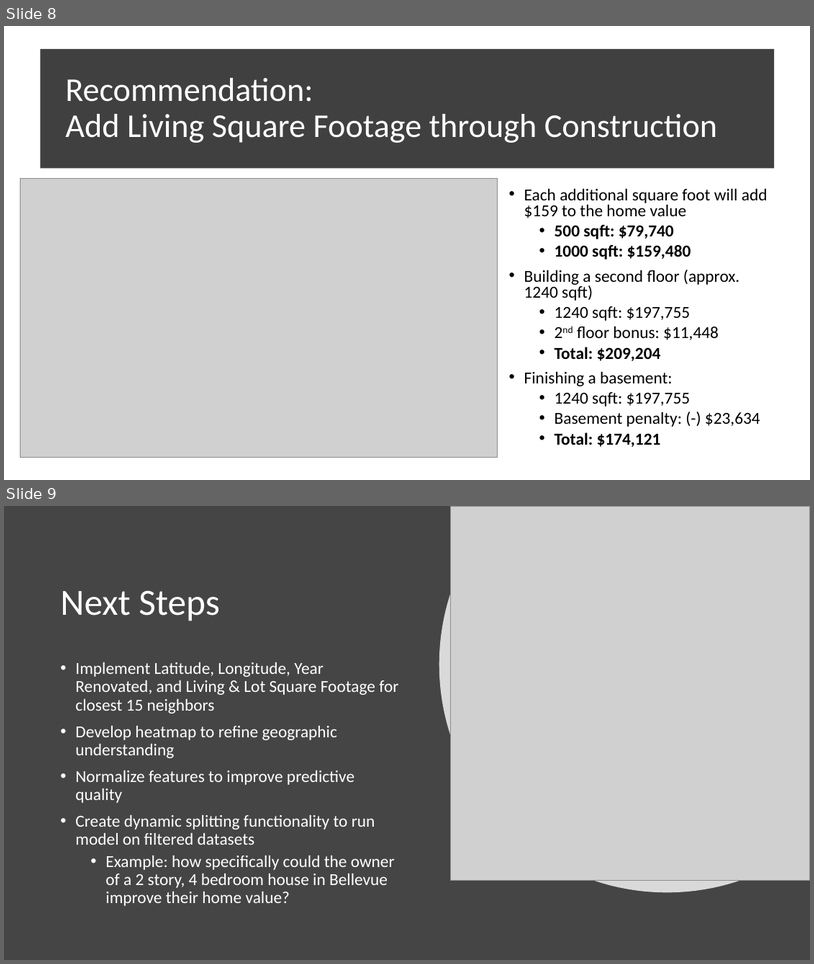
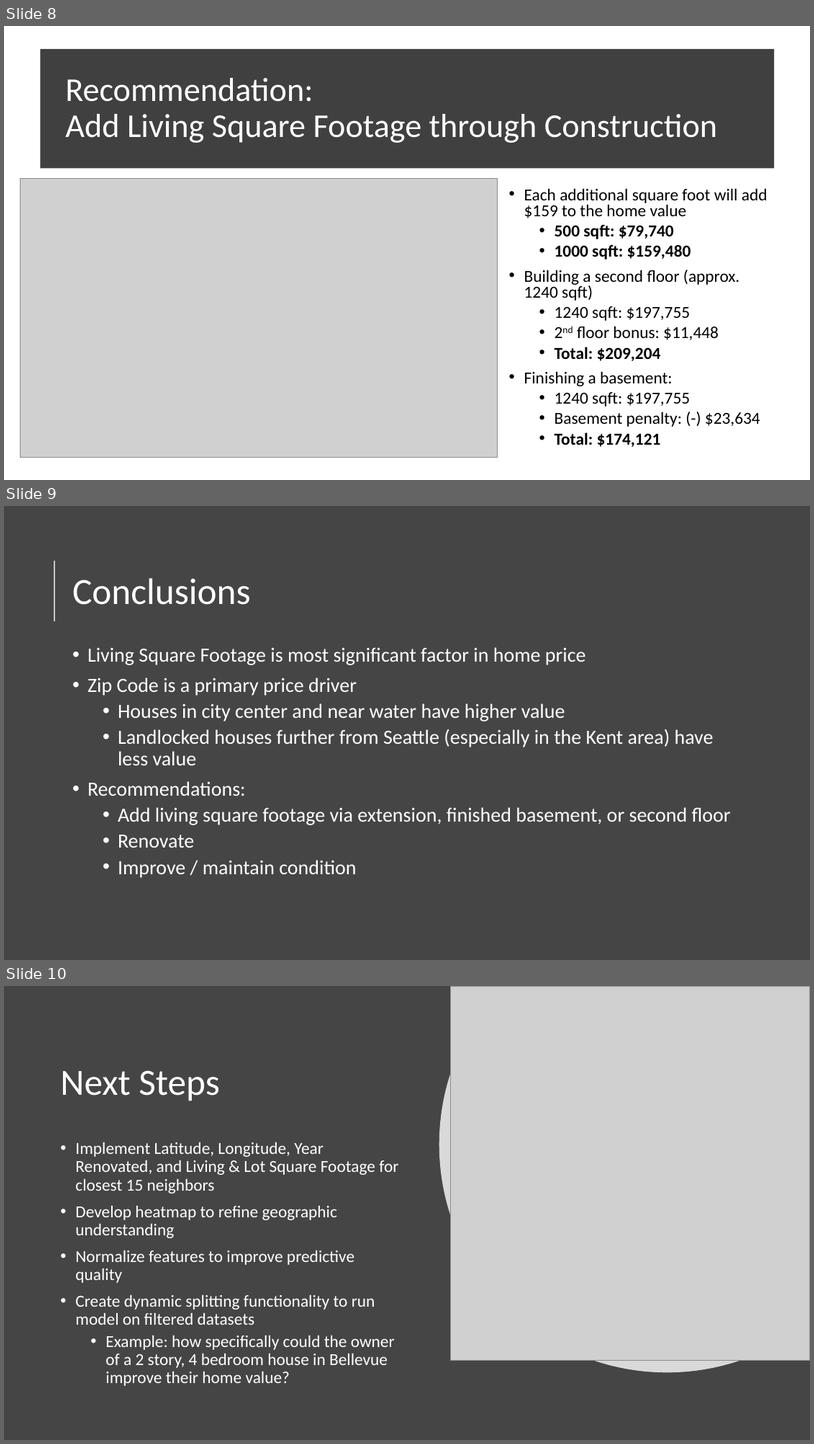
Before and after one commit to Drymander/dsc-phase-2-project, a slide deck: images/Johnny Dryman - Phase 2 Project Presentation.pptx. Shown one above the other, each under a label of ours: slides 8 and 9 before the commit, slides 8, 9 and 10 after it. The pictures are 814x964 and 814x1444 pixels, drawn with LibreOffice and Linux fonts; fonts in the diff are those of the drawing; grey boxes stand for pictures. Boxes give left, top, right and bottom in pixels: in the first picture for what was removed or moved away, otherwise in the second. Text is boxed around its words. In the diff, an @@ line names an element or a change of style, - is before the commit and + after.

```diff
--- a/images/Johnny Dryman - Phase 2 Project Presentation.pptx
+++ b/images/Johnny Dryman - Phase 2 Project Presentation.pptx
@@ slide 9 added at box(4, 506, 810, 960), background #454545 @@
@@ line added from (54, 621) to (54, 561), #FFFFFF 1.5 pt @@
@@ title added at box(72, 578, 251, 605), 44 pt, text #FFFFFF @@
+Conclusions
@@ text added at box(88, 647, 731, 878), 24 pt, text #FFFFFF @@
+• Living Square Footage is most significant factor in home price
+• Zip Code is a primary price driver
+  • Houses in city center and near water have higher value
+  • Landlocked houses further from Seattle (especially in the Kent area) have less value
+• Recommendations:
+  • Add living square footage via extension, finished basement, or second floor
+  • Renovate
+  • Improve / maintain condition
@@ what was slide 9 is now slide 10 @@
```
Also in this commit, not shown: 2 slides changed, 4 other slides added, 3 other files.
